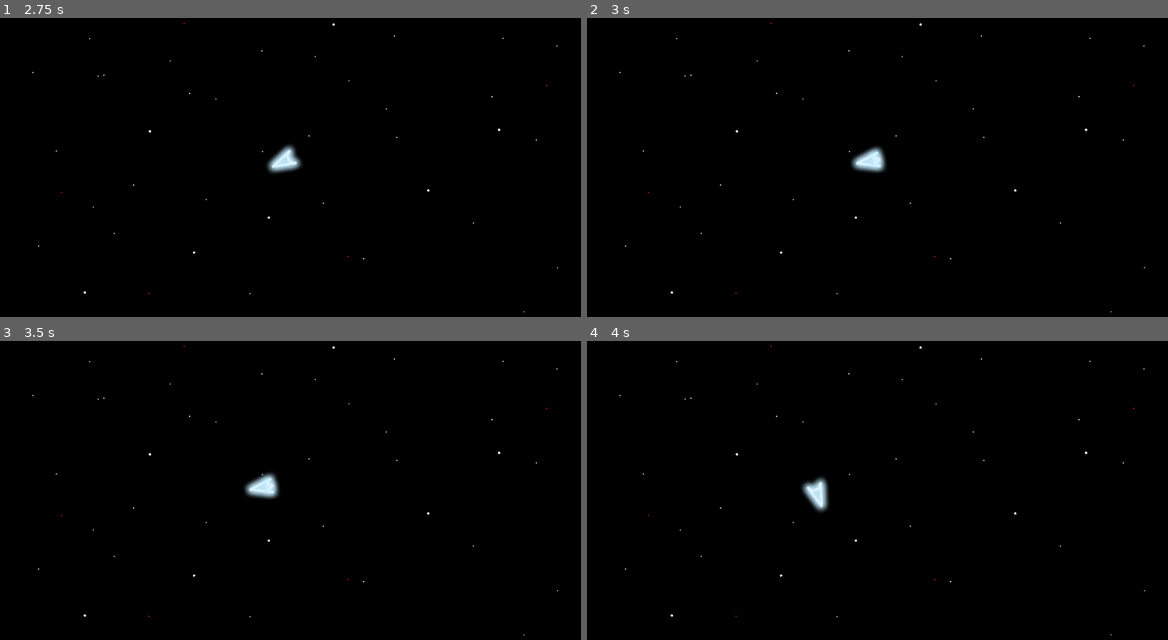
Above: before the commit, frames 1-4 (two rows, left to right).
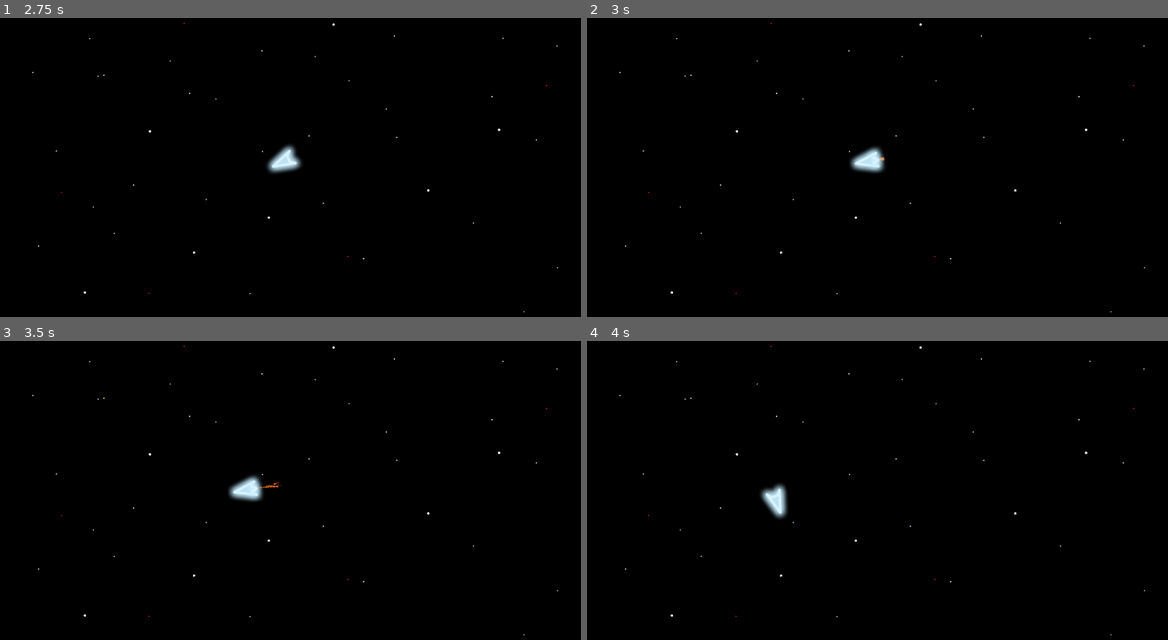
Above: after the commit, the same moments.

Repository: lucasfamelli/AsteroidsClone
Game: Godot game, scene res://scenes/space_level.tscn
Same seed, same stepped clock (60 frames per second), same inputs: the game is played once before the commit and once after it.
Inputs:
- Up to frame 1 (2.75 s): tap Enter at 0.5 s; hold D (right) 0.53-1.28 s; hold A (left) 1.28-2.03 s; hold D (right) from 2.03 s (still down)
- Up to frame 2 (3 s): release D (right) at 2.78 s; hold W (up) from 2.78 s (still down)
- Up to frame 3 (3.5 s): keep holding W (up)
- Up to frame 4 (4 s): release W (up) at 3.53 s; hold A (left) from 3.53 s (still down)

Frame 1 is identical in both runs. In frame 2, 0.1% of the frame differs, in the area x 45-52%, y 43-51%; in frame 3, 0.6%; in frame 4, 0.8%, in the area x 29-42%, y 45-60%.

Commit message:
particle emitters and bugfix
Engine fire emit and fix bug that caused ship to "phase" through the boundaries

Diff:
--- a/scenes/player.gd
+++ b/scenes/player.gd
@@ -1,8 +1,8 @@
 extends RigidBody2D
 
-@export var move_speed: int = 200
+@export var move_speed: int = 350
 @export var max_speed: int = 300
-@export var offset = 20
+@export var offset = 30
 
 var thrust = Vector2(move_speed,0)
 var torque = 50000 # 132 deg/s
@@ -37,6 +37,10 @@
 
 	state.set_transform(tar)
 
+func _ready():
+	$CPUParticles2D.set_emitting(false)
+	$AnimatedSprite2D.play("idle")
+
 func _process(_delta):
 	pass
 
@@ -44,9 +48,11 @@
 	if Input.is_action_pressed("up"):
 		state.apply_force(thrust.rotated(rotation))
 		$AnimatedSprite2D.play("moving")
+		$CPUParticles2D.set_emitting(true)
 	else:
 		state.apply_force(Vector2())
 		$AnimatedSprite2D.play("idle")
+		$CPUParticles2D.set_emitting(false)
 
 	var rotation_direction = 0
 	if Input.is_action_pressed("right"):
--- a/scenes/player.tscn
+++ b/scenes/player.tscn
@@ -1,8 +1,12 @@
-[gd_scene load_steps=5 format=3 uid="uid://gcna2jx5hv2e"]
+[gd_scene load_steps=6 format=3 uid="uid://gcna2jx5hv2e"]
 
 [ext_resource type="Texture2D" uid="uid://brfv7fp2x7jm5" path="res://graphics/ships/player_ship_idle.png" id="1_2f12l"]
 [ext_resource type="Script" path="res://scenes/player.gd" id="1_nj7h2"]
 [ext_resource type="Texture2D" uid="uid://n5h12ld5rdqu" path="res://graphics/ships/player_ship_moving.png" id="2_ao4j2"]
+
+[sub_resource type="Gradient" id="Gradient_ma1qc"]
+offsets = PackedFloat32Array(0, 0.102484, 0.763975, 1)
+colors = PackedColorArray(0.752941, 0.0941176, 0, 1, 0.862213, 0.728855, 0.132042, 1, 0.957085, 0.823821, 0.276494, 1, 1, 1, 1, 0)
 
 [sub_resource type="SpriteFrames" id="SpriteFrames_7q7s6"]
 animations = [{
@@ -33,12 +37,29 @@
 angular_damp = 100.0
 script = ExtResource("1_nj7h2")
 
+[node name="CollisionPolygon2D" type="CollisionPolygon2D" parent="."]
+polygon = PackedVector2Array(-18, -16, 31, -1, 31, 2, -18, 19, -18, 14, -11, 9, -11, -5, -18, -10)
+
+[node name="CPUParticles2D" type="CPUParticles2D" parent="."]
+position = Vector2(-22, 1)
+amount = 60
+lifetime = 0.25
+direction = Vector2(-1, 0)
+spread = 90.0
+gravity = Vector2(0, 0)
+initial_velocity_min = 10.0
+initial_velocity_max = 10.0
+linear_accel_min = 60.0
+linear_accel_max = 120.0
+radial_accel_min = 10.0
+radial_accel_max = 10.0
+damping_min = 5.0
+damping_max = 15.0
+scale_amount_max = 3.0
+color = Color(1, 0.521569, 0.337255, 1)
+color_ramp = SubResource("Gradient_ma1qc")
+
 [node name="AnimatedSprite2D" type="AnimatedSprite2D" parent="."]
 sprite_frames = SubResource("SpriteFrames_7q7s6")
-animation = &"moving"
-frame = 1
-frame_progress = 0.627675
+animation = &"idle"
 offset = Vector2(-2, 3)
-
-[node name="CollisionPolygon2D" type="CollisionPolygon2D" parent="."]
-polygon = PackedVector2Array(-18, -16, 31, -1, 31, 2, -18, 19, -18, 14, -11, 9, -11, -5, -18, -10)
--- a/scenes/space_level.gd
+++ b/scenes/space_level.gd
@@ -1,17 +1,21 @@
 extends Node2D
 
 func _on_up_limit_body_entered(body):
+	print("up limit entered")
 	if "prepare_teleport" in body:
 		body.prepare_teleport("v")
 
 func _on_down_limit_body_entered(body):
+	print("down limit entered")
 	if "prepare_teleport" in body:
 		body.prepare_teleport("v")
 
 func _on_left_limit_body_entered(body):
+	print("left limit entered")
 	if "prepare_teleport" in body:
 		body.prepare_teleport("h")
 
 func _on_right_limit_body_entered(body):
+	print("right limit entered")
 	if "prepare_teleport" in body:
 		body.prepare_teleport("h")
--- a/scenes/space_level.tscn
+++ b/scenes/space_level.tscn
@@ -5,10 +5,10 @@
 [ext_resource type="PackedScene" uid="uid://gcna2jx5hv2e" path="res://scenes/player.tscn" id="2_dnwj6"]
 
 [sub_resource type="RectangleShape2D" id="RectangleShape2D_us5mv"]
-size = Vector2(1360, 20)
+size = Vector2(1440, 40)
 
 [sub_resource type="RectangleShape2D" id="RectangleShape2D_sjkh4"]
-size = Vector2(20, 800)
+size = Vector2(40, 860)
 
 [node name="SpaceLevel" type="Node2D"]
 position = Vector2(-640, -360)
@@ -21,7 +21,7 @@
 [node name="Boundaries" type="Node2D" parent="."]
 
 [node name="UpLimit" type="Area2D" parent="Boundaries"]
-position = Vector2(0, -40)
+position = Vector2(0, -80)
 collision_layer = 8
 collision_mask = 15
 
@@ -30,7 +30,7 @@
 shape = SubResource("RectangleShape2D_us5mv")
 
 [node name="DownLimit" type="Area2D" parent="Boundaries"]
-position = Vector2(0, 770)
+position = Vector2(0, 810)
 collision_layer = 8
 collision_mask = 15
 
@@ -39,7 +39,7 @@
 shape = SubResource("RectangleShape2D_us5mv")
 
 [node name="RightLimit" type="Area2D" parent="Boundaries"]
-position = Vector2(1330, 360)
+position = Vector2(1380, 360)
 collision_layer = 8
 collision_mask = 15
 
@@ -47,7 +47,7 @@
 shape = SubResource("RectangleShape2D_sjkh4")
 
 [node name="LeftLimit" type="Area2D" parent="Boundaries"]
-position = Vector2(-50, 360)
+position = Vector2(-100, 360)
 collision_layer = 8
 collision_mask = 15
 
